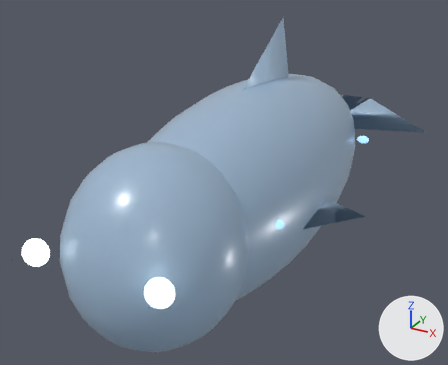
The Blender file assets/models/ocean/fish/choir-whale.blend, before and after one commit.
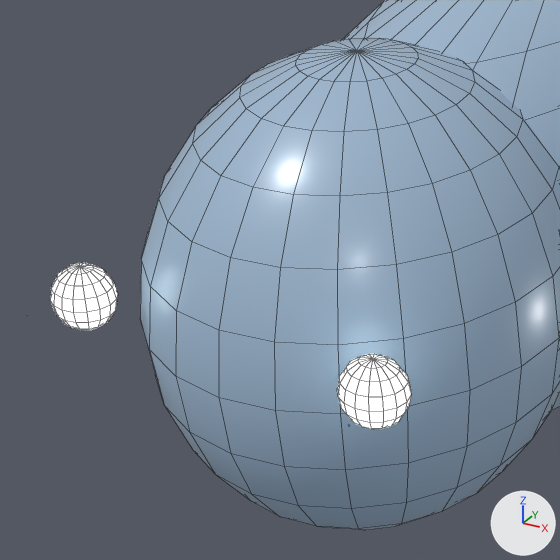
Each version is shown whole from a 50 mm camera at (2.03, -4.11, 1.97) aimed at (-0.32, 0.16, -0.16), then close up on the part from 0% to 53% of the width and 35% to 100% of the height. Every picture has the same lights, and +X, +Y and +Z are marked at lower right. The older version's two pictures come first. The close-ups show mesh edges as thin lines.

The first close-up shows 'body', 'head', 'weak-point-eye--1', 'weak-point-eye-1'.
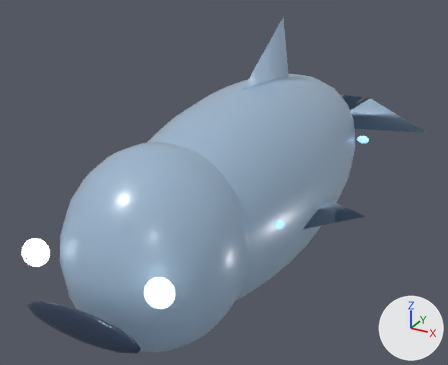
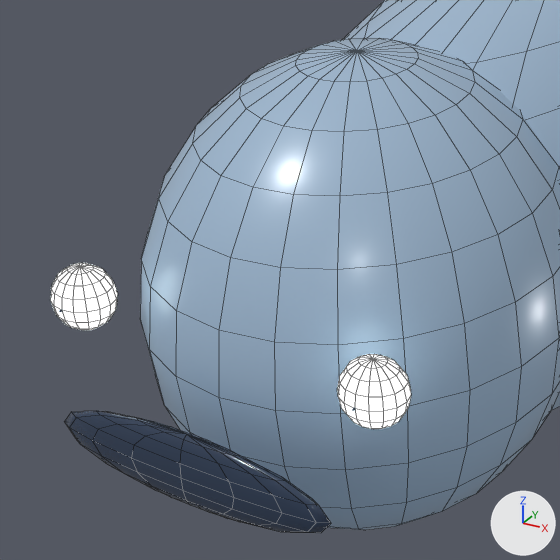
Where the newer file only moved an object's origin or applied its transform, the numbers keep the older frame.

What differs and where, as boxes (x1, y1, x2, y2) in the close-ups (560 x 560 px):
'mouth', added (dark blue): after (64, 411, 331, 533)

The change, as a list of edits to the scene's bpy script:
```text
Add me_sphere_578:
    me_sphere_578.from_pydata(...)  # a UV sphere (16 segments, 8 rings, poles along z) spanning x -1.0..1.0, y -1.0..1.0, z -1.0..1.0
    me_sphere_578.polygons.foreach_set('use_smooth', [True] * 128)
    me_sphere_578.materials.append(mat_choir_whale_pupil)  # dark blue #26354b
Add ob_mouth:
    ob_mouth = bpy.data.objects.new('mouth', me_sphere_578)
    ob_mouth.parent = ob_choir_whale
    ob_mouth.location = (0.0, -2.034, -0.11)
    ob_mouth.scale = (0.4, 0.035, 0.1)
```
